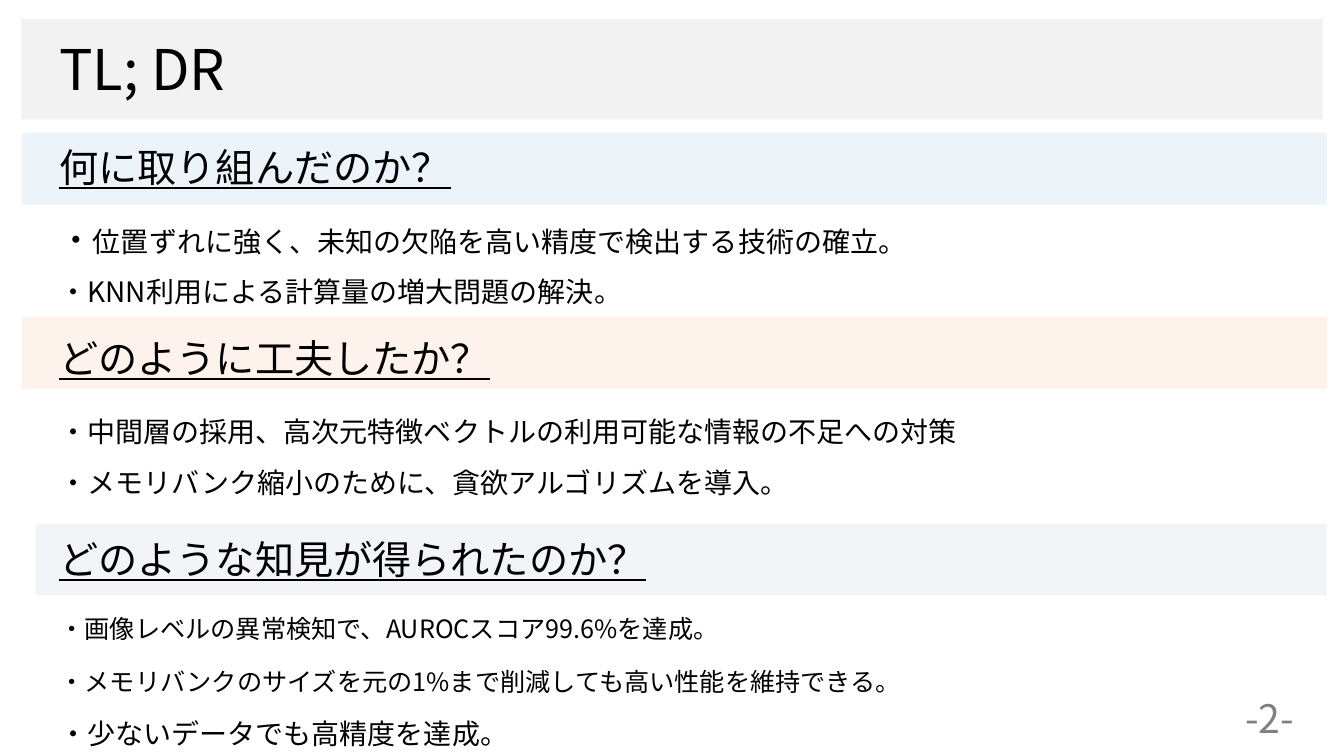
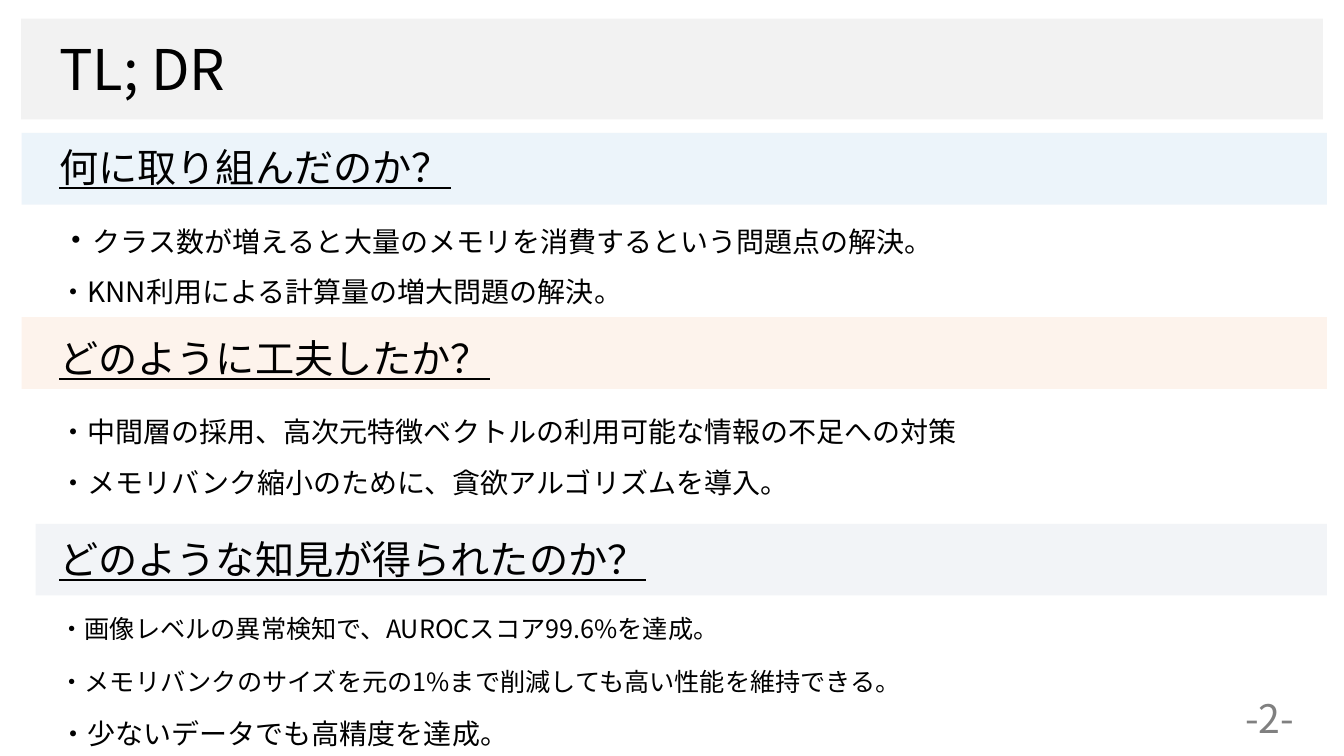
Before and after one commit to dhia-github/haselab-all, a slide deck: slide 2 of 20_発表資料/ゼミ資料/統一モデル_ゼミ資料２.pptx. Drawn at 1344x756 pixels with LibreOffice and Linux fonts; fonts in the diff are those of the drawing; background and template pictures are left out. Boxes give left, top, right and bottom in pixels: in the first picture for what was removed or moved away, otherwise in the second. Text is boxed around its words. In the diff, an @@ line names an element or a change of style, - is before the commit and + after.

```diff
--- a/20_発表資料/ゼミ資料/統一モデル_ゼミ資料２.pptx
+++ b/20_発表資料/ゼミ資料/統一モデル_ゼミ資料２.pptx
@@ text at [59, 228, 933, 255]: text changed @@
-・位置ずれに強く、未知の欠陥を高い精度で検出する技術の確立。
+・クラス数が増えると大量のメモリを消費するという問題点の解決。
```
Also in this commit, not shown: 1 other slide changed, 1 other file.
